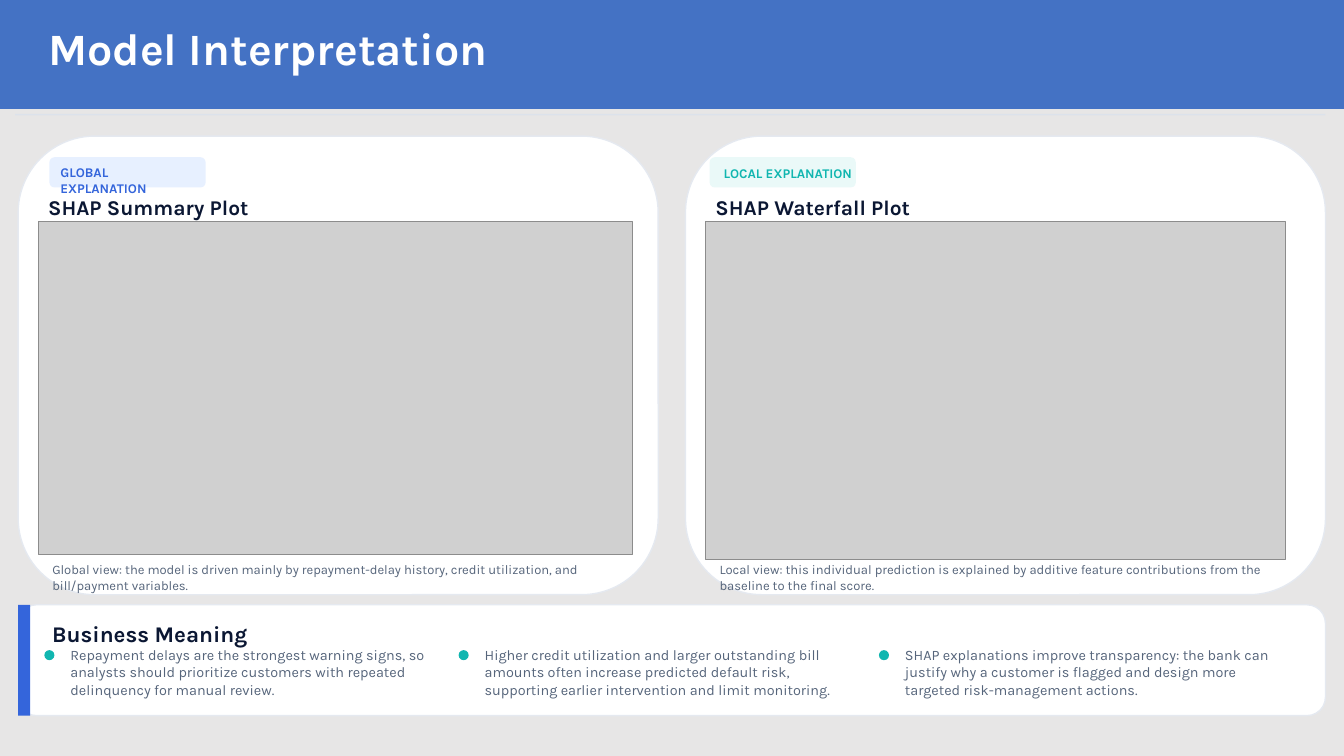
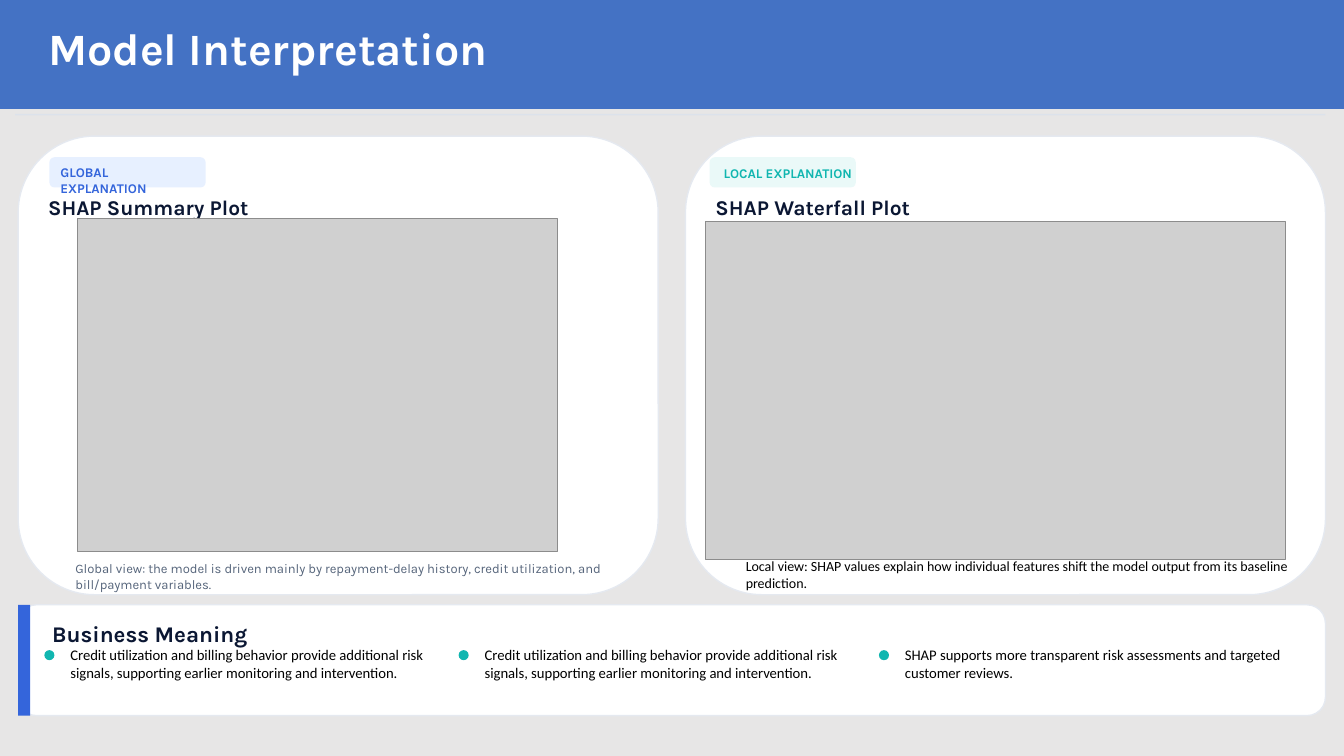
Before and after one commit to elshir-da/final_project_data_analytics_iron_hack, a slide deck: slide 7 of Credit_Card_Default.pptx. Drawn at 1344x756 pixels with LibreOffice and Linux fonts; fonts in the diff are those of the drawing; grey boxes stand for pictures. Boxes give left, top, right and bottom in pixels: in the first picture for what was removed or moved away, otherwise in the second. Text is boxed around its words. In the diff, an @@ line names an element or a change of style, - is before the commit and + after.

```diff
--- a/Credit_Card_Default.pptx
+++ b/Credit_Card_Default.pptx
@@ picture: place and size @@
-picture at (38,222,633,555)
+picture at (78,218,558,552)
@@ text "Global view: the model is ...": place and size @@
-text "Global view: the model is ..." at (52,565,578,593)
+text "Global view: the model is ..." at (75,564,601,592)
@@ text at (746,559,1287,591): text changed; size 9.3 to 10 pt; font Karla to Calibri; text colour #56657B to #000000 @@
-Local view: this individual prediction is explained by additive feature contributions from the baseline to the final score.
+Local view: SHAP values explain how individual features shift the model output from its baseline prediction.
@@ text at (70,649,423,681): text changed; size 10.3 to 10.5 pt; font Karla to Calibri; text colour #56657B to #000000 @@
-Repayment delays are the strongest warning signs, so analysts should prioritize customers with repeated delinquency for manual review.
+Credit utilization and billing behavior provide additional risk signals, supporting earlier monitoring and intervention.
@@ text at (485,649,838,681): text changed; size 10.3 to 10.5 pt; font Karla to Calibri; text colour #56657B to #000000 @@
-Higher credit utilization and larger outstanding bill amounts often increase predicted default risk, supporting earlier intervention and limit monitoring.
+Credit utilization and billing behavior provide additional risk signals, supporting earlier monitoring and intervention.
@@ text at (905,649,1280,678): text changed; size 10.3 to 10.5 pt; font Karla to Calibri; text colour #56657B to #000000 @@
-SHAP explanations improve transparency: the bank can justify why a customer is flagged and design more targeted risk-management actions.
+SHAP supports more transparent risk assessments and targeted customer reviews.
```
